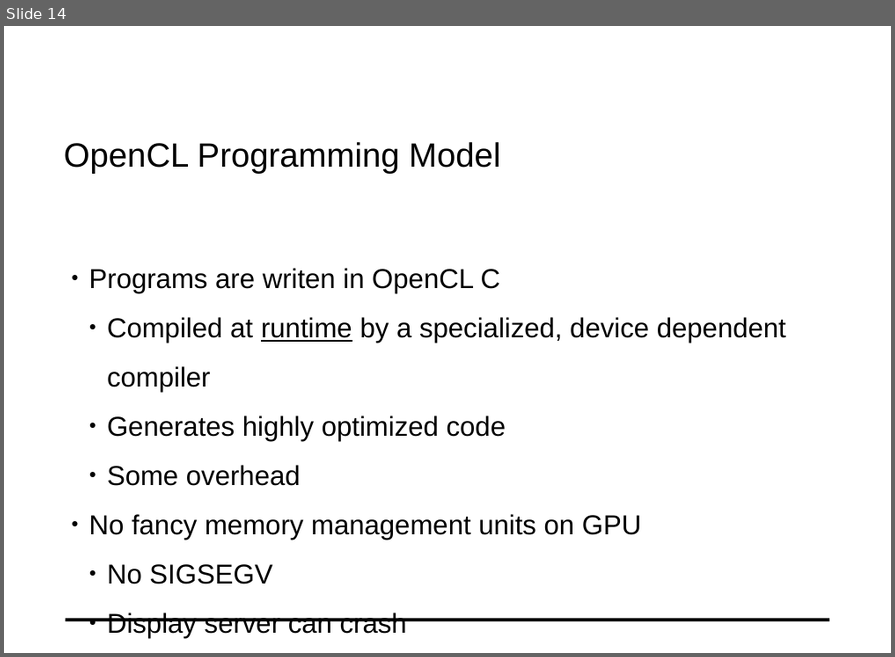
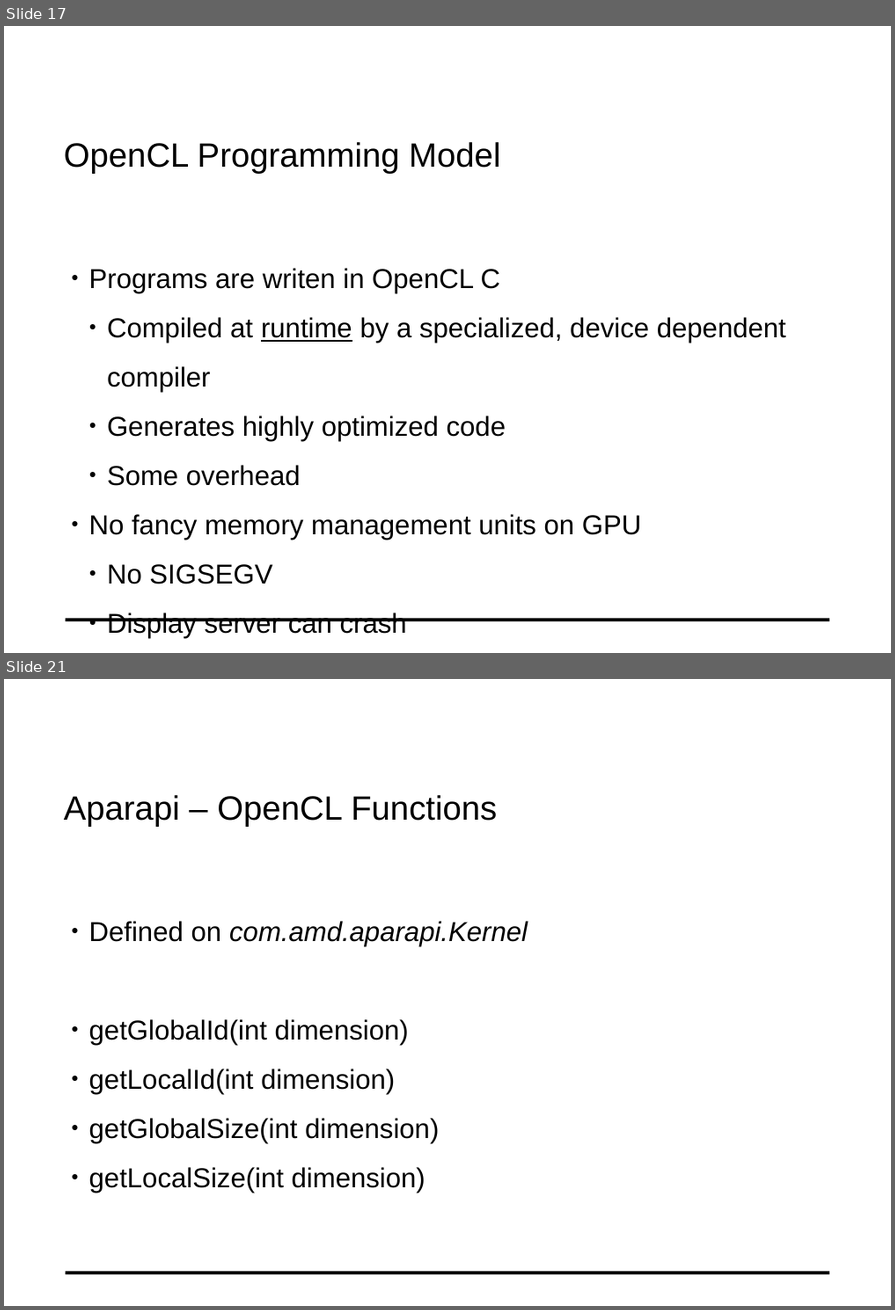
Before and after one commit to fluescher/conpr-opencl-lecture, a slide deck: docs/SL_OpenCL.odp. Shown one above the other, each under a label of ours: slide 14 before the commit, slides 17 and 21 after it; the slides between them are not shown. The pictures are 895x657 and 895x1310 pixels, drawn with LibreOffice and Linux fonts; fonts in the diff are those of the drawing; background and template pictures are left out. Boxes give left, top, right and bottom in pixels: in the first picture for what was removed or moved away, otherwise in the second. Text is boxed around its words. In the diff, an @@ line names an element or a change of style, - is before the commit and + after.

```diff
--- a/docs/SL_OpenCL.odp
+++ b/docs/SL_OpenCL.odp
@@ slide 21 added at bbox=[4, 679, 891, 1306], background #FFFFFF; not listed: 1 template element that a slide beside it also shows @@
@@ text added at bbox=[64, 795, 497, 827], 32 pt, text #000000 @@
+Aparapi – OpenCL Functions
@@ text added at bbox=[89, 921, 528, 1193], 26 pt, text #000000 @@
+● Defined on com.amd.aparapi.Kernel
+● getGlobalId(int dimension)
+● getLocalId(int dimension)
+● getGlobalSize(int dimension)
+● getLocalSize(int dimension)
@@ what was slide 14 is now slide 17 @@
```
Also in this commit, not shown: 3 slides changed, 13 other slides added, 2 other files.
